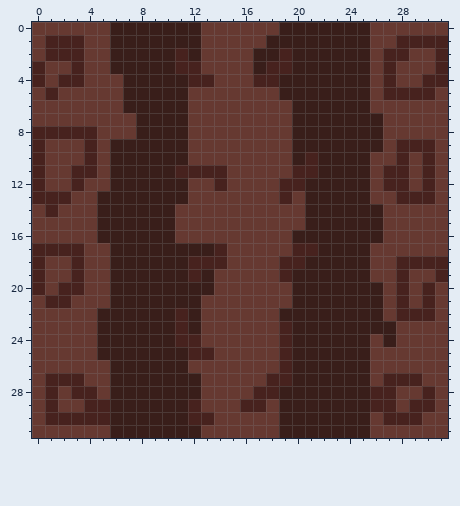
A pixel-art sprite gets an edit: Cave Game/Assets/Imports/puu.png. This is how it looked before the edit.
The file is 32x32 pixels.
Now the later version:
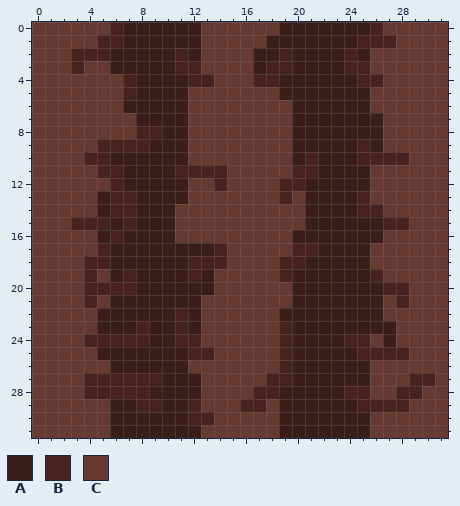
Palette (. is transparent): A #391e1a  B #47221e  C #663931
Change:
y 0: x 6 A -> B; x 26 C -> B
y 1: x 1..3 BBB -> CCC; x 5..6 CA -> BB; x 25..31 ACCBBBB -> BBBCCCC
y 2: x 1..2 BB -> CC; x 4..5 CC -> BB; x 24 A -> B; x 27..28 BB -> CC; x 31 B -> C
y 3: x 0 B -> C; x 24..25 AA -> BB; x 27 B -> C; x 31 B -> C
y 4: x 0 B -> C; x 2..3 BB -> CC; x 7 A -> B; x 25..27 ACB -> BBC; x 30..31 BB -> CC
y 5: x 1 B -> C; x 7 A -> B; x 27..30 BBBB -> CCCC
y 8: x 0..4 BBBBB -> CCCCC; x 8..9 AA -> BB
y 9: x 0 B -> C; x 4..8 BCAAA -> CBBBB; x 25 A -> B; x 28..30 BBB -> CCC
y 10: x 0 B -> C; x 5 C -> B; x 25..27 ACC -> BBB; x 30 B -> C
y 11: x 0 B -> C; x 3..6 BBCA -> CCBB; x 27..28 BB -> CC; x 30 B -> C
y 12: x 0 B -> C; x 3 B -> C; x 6 A -> B; x 27..28 BB -> CC; x 30 B -> C
y 13: x 0..2 BBB -> CCC; x 6..7 AA -> BB; x 25 A -> B; x 28..30 BBB -> CCC
y 14: x 1 B -> C; x 6..7 AA -> BB; x 25..26 AA -> BB
y 15: x 3..5 CCA -> BBB; x 7 A -> B; x 27..28 CC -> BB
y 16: x 6 A -> B
y 17: x 0..3 BBBB -> CCCC; x 5 C -> B
y 18: x 0 B -> C; x 3..5 BCC -> CBB; x 28..31 BBBB -> CCCC
y 19: x 0 B -> C; x 3..4 BC -> CB; x 7 A -> B; x 26 C -> B; x 28 B -> C; x 31 B -> C
y 20: x 0 B -> C; x 2..7 BBCCAA -> CCBBBB; x 27 C -> B; x 30 B -> C
y 21: x 1..2 BB -> CC; x 4 C -> B; x 30 B -> C
y 22: x 28..30 BBB -> CCC
y 23: x 8 A -> B
y 24: x 4..8 CAAAA -> BBBBB; x 24..25 AA -> BB
y 25: x 25..28 ACCC -> BBBB
y 27: x 1..9 BBBCCAAAA -> CCCBBBBBB; x 27..28 BB -> CC; x 30 C -> B
y 28: x 1 B -> C; x 3 B -> C; x 5..8 CAAA -> BBBB; x 24..30 AABBCCB -> BBCCBBC
y 29: x 1 B -> C; x 4..5 BB -> CC; x 8..9 AA -> BB; x 25 A -> B; x 28..30 CBB -> BCC
y 30: x 1..5 BBBBB -> CCCCC; x 27..29 BBB -> CCC
Changed places in both pictures, as pixel boxes (x1, y1, x2, y2):
changed: (32, 22, 162, 425)
changed: (344, 22, 448, 100)
changed: (344, 139, 448, 425)
